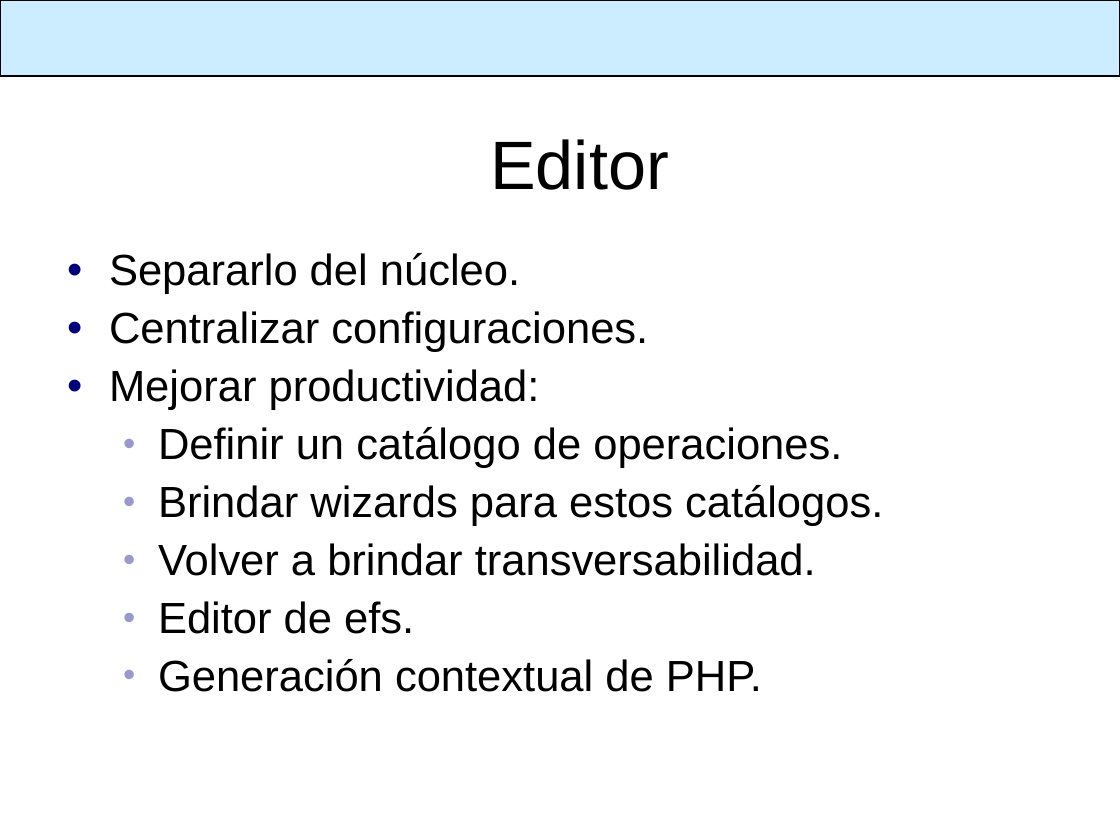
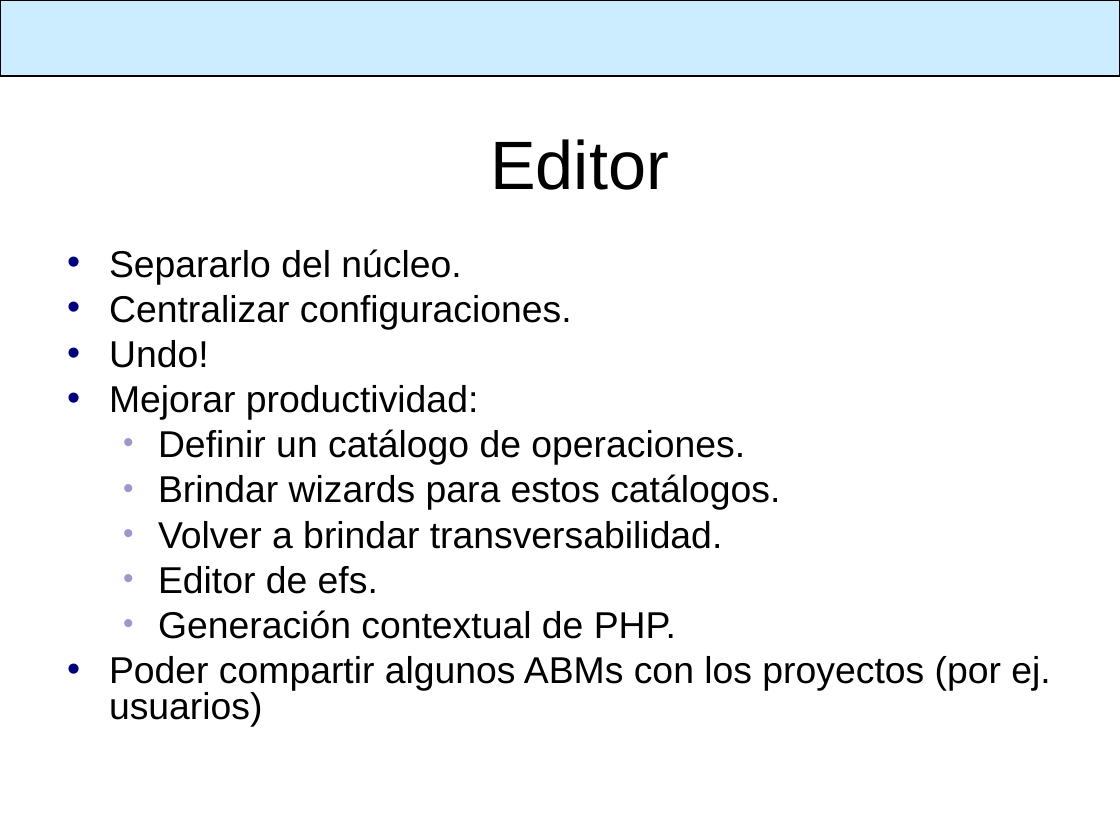
Before and after one commit to SIU-Toba/framework, a slide deck: slide 22 of doc/presentacion/1er Comite Usuarios.ppt. Drawn at 1120x840 pixels with LibreOffice and Linux fonts; fonts in the diff are those of the drawing; background and template pictures are left out. Boxes give left, top, right and bottom in pixels: in the first picture for what was removed or moved away, otherwise in the second. Text is boxed around its words. In the diff, an @@ line names an element or a change of style, - is before the commit and + after.

```diff
--- a/doc/presentacion/1er Comite Usuarios.ppt
+++ b/doc/presentacion/1er Comite Usuarios.ppt
@@ text at (109, 249, 780, 639): size 28 to 24 pt in "Separarlo del núcleo.", "Centralizar configuraciones.", "Mejorar productividad:", "Definir un catálogo de operaciones." and 4 more places; line spacing 0.9 to 0.8; less space between paragraphs @@
@@ text at (109, 340, 209, 368): paragraph added @@
+• Undo!
@@ text at (109, 656, 1050, 727): paragraph added @@
+• Poder compartir algunos ABMs con los proyectos (por ej. usuarios)
```
Also in this commit, not shown: 7 other slides changed, 2 slides added, 2 slides removed.
